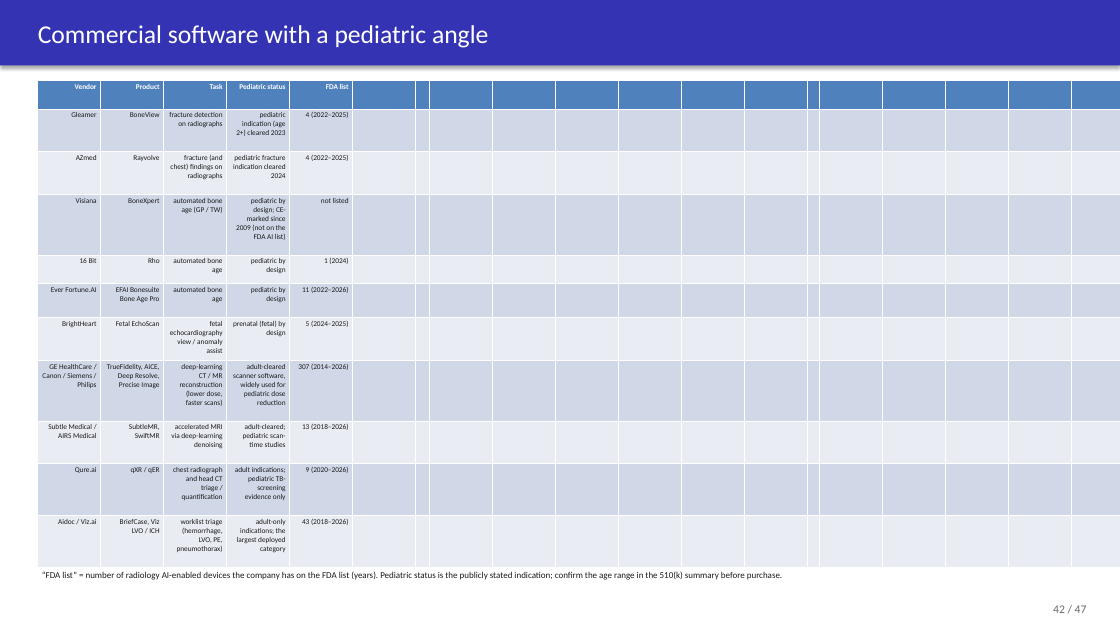
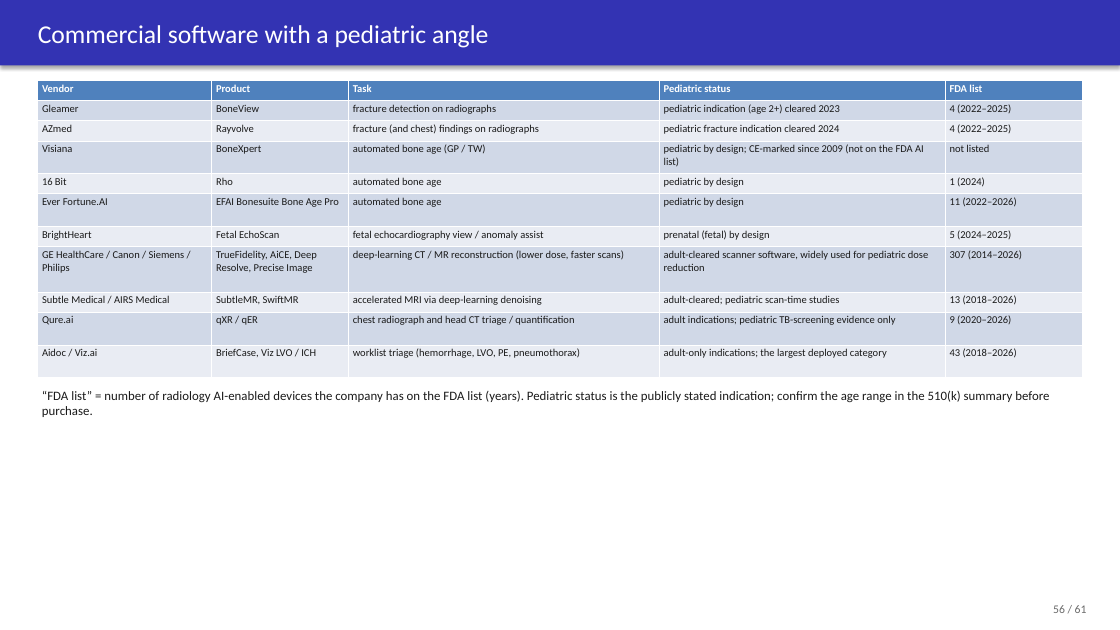
Before and after one commit to josephrich98/pediatric_radiology_ai, a slide deck: slide 56 of slides/pedrad_ai_slides.pptx (slide 42 before the commit). Drawn at 1120x630 pixels with LibreOffice and Linux fonts; fonts in the diff are those of the drawing. Boxes give left, top, right and bottom in pixels: in the first picture for what was removed or moved away, otherwise in the second. Text is boxed around its words. In the diff, an @@ line names an element or a change of style, - is before the commit and + after.

```diff
--- a/slides/pedrad_ai_slides.pptx
+++ b/slides/pedrad_ai_slides.pptx
@@ table at (38,81,1082,378) @@
-column 6:  |  |  |  |  |  |  |  |  |  | 
-column 7:  |  |  |  |  |  |  |  |  |  | 
-column 8:  |  |  |  |  |  |  |  |  |  | 
-column 9:  |  |  |  |  |  |  |  |  |  | 
-column 10:  |  |  |  |  |  |  |  |  |  | 
-column 11:  |  |  |  |  |  |  |  |  |  | 
-column 12:  |  |  |  |  |  |  |  |  |  | 
-column 13:  |  |  |  |  |  |  |  |  |  | 
-column 14:  |  |  |  |  |  |  |  |  |  | 
-column 15:  |  |  |  |  |  |  |  |  |  | 
-column 16:  |  |  |  |  |  |  |  |  |  | 
-column 17:  |  |  |  |  |  |  |  |  |  | 
-column 18:  |  |  |  |  |  |  |  |  |  | 
-column 19:  |  |  |  |  |  |  |  |  |  | 
-column 20:  |  |  |  |  |  |  |  |  |  | 
-column 21:  |  |  |  |  |  |  |  |  |  | 
-column 22:  |  |  |  |  |  |  |  |  |  | 
-column 23:  |  |  |  |  |  |  |  |  |  | 
-column 24:  |  |  |  |  |  |  |  |  |  | 
-column 25:  |  |  |  |  |  |  |  |  |  | 
-column 26:  |  |  |  |  |  |  |  |  |  | 
-column 27:  |  |  |  |  |  |  |  |  |  | 
-column 28:  |  |  |  |  |  |  |  |  |  | 
-column 29:  |  |  |  |  |  |  |  |  |  | 
-column 30:  |  |  |  |  |  |  |  |  |  | 
-column 31:  |  |  |  |  |  |  |  |  |  | 
-column 32:  |  |  |  |  |  |  |  |  |  | 
-column 33:  |  |  |  |  |  |  |  |  |  | 
-column 34:  |  |  |  |  |  |  |  |  |  | 
-column 35:  |  |  |  |  |  |  |  |  |  | 
@@ table: place and size @@
-table at (38,81,1120,560)
+table at (38,81,1082,378)
@@ text "“FDA list” = number of ...": place and size @@
-text "“FDA list” = number of ..." at (42,571,782,580)
+text "“FDA list” = number of ..." at (42,391,1049,417)
@@ text "“FDA list” = number of ..." at (42,391,1049,417): size 7.7 to 11 pt; more space between paragraphs @@
@@ text at (1053,605,1087,613): text changed @@
-42 / 47
+56 / 61
```
Also in this commit, not shown: 46 other slides changed, 14 slides added, 43 other files.
